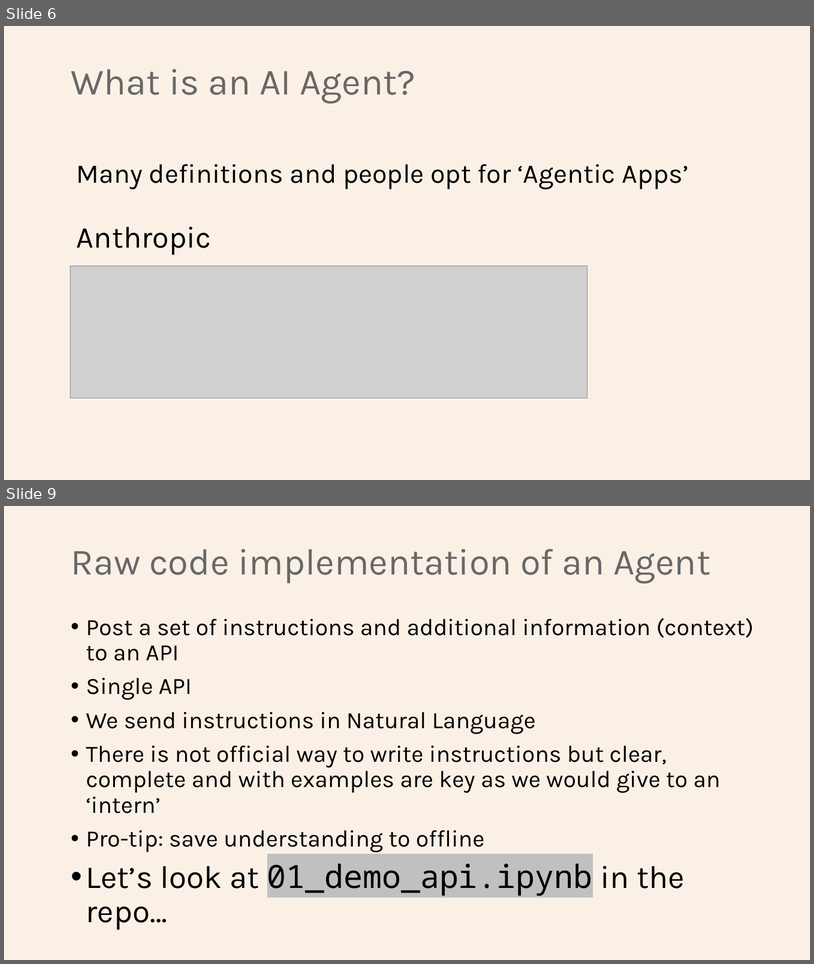
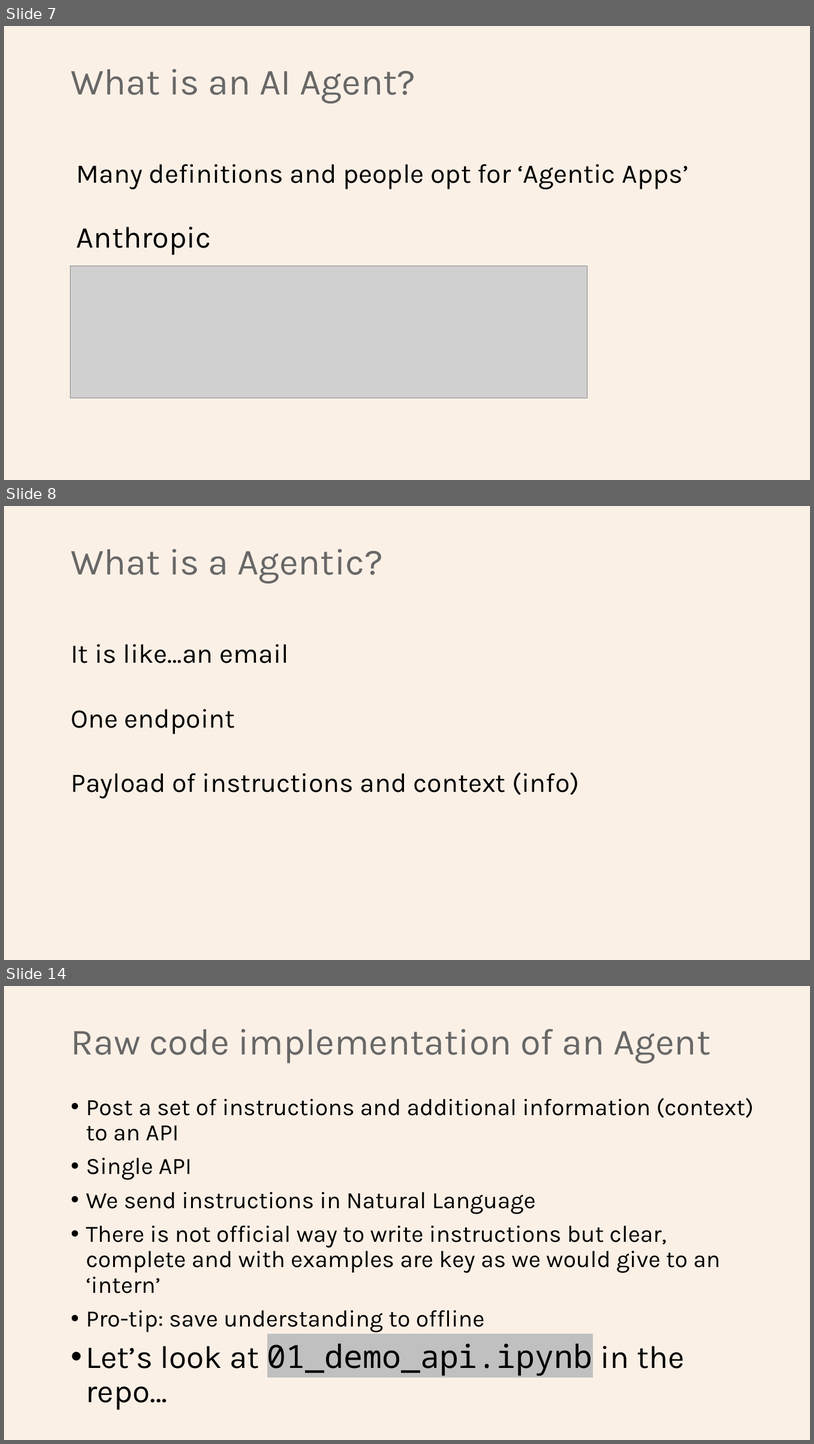
Before and after one commit to Python-Test-Engineer/earl2025, a slide deck: AI_Agents_in_the_Data_Pipeline.pptx. Shown one above the other, each under a label of ours: slides 6 and 9 before the commit, slides 7, 8 and 14 after it; the slides between them are not shown. The pictures are 814x964 and 814x1444 pixels, drawn with LibreOffice and Linux fonts; fonts in the diff are those of the drawing; grey boxes stand for pictures. Boxes give left, top, right and bottom in pixels: in the first picture for what was removed or moved away, otherwise in the second. Text is boxed around its words. In the diff, an @@ line names an element or a change of style, - is before the commit and + after.

```diff
--- a/AI_Agents_in_the_Data_Pipeline.pptx
+++ b/AI_Agents_in_the_Data_Pipeline.pptx
@@ slide 8 added at <box>4,506,810,960</box>, background #FAF0E6 @@
@@ title added at <box>71,549,383,583</box>, 44 pt, text #676767 @@
+What is a Agentic?
@@ text added at <box>71,644,579,798</box>, 32 pt, text #000000 @@
+It is like…an email
+One endpoint
+Payload of instructions and context (info)
@@ what was slide 6 is now slide 7 @@
@@ what was slide 9 is now slide 14 @@
```
Also in this commit, not shown: 1 slide changed, 5 other slides added, 1 slide removed, 6 other files.
